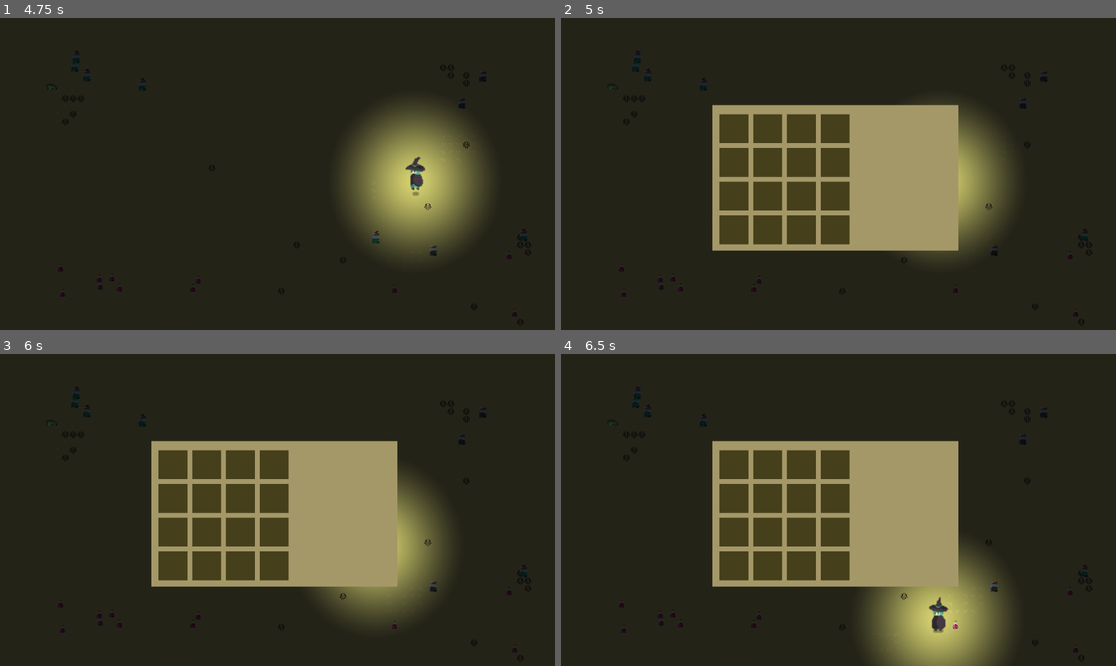
Above: before the commit, frames 1-4 (two rows, left to right).
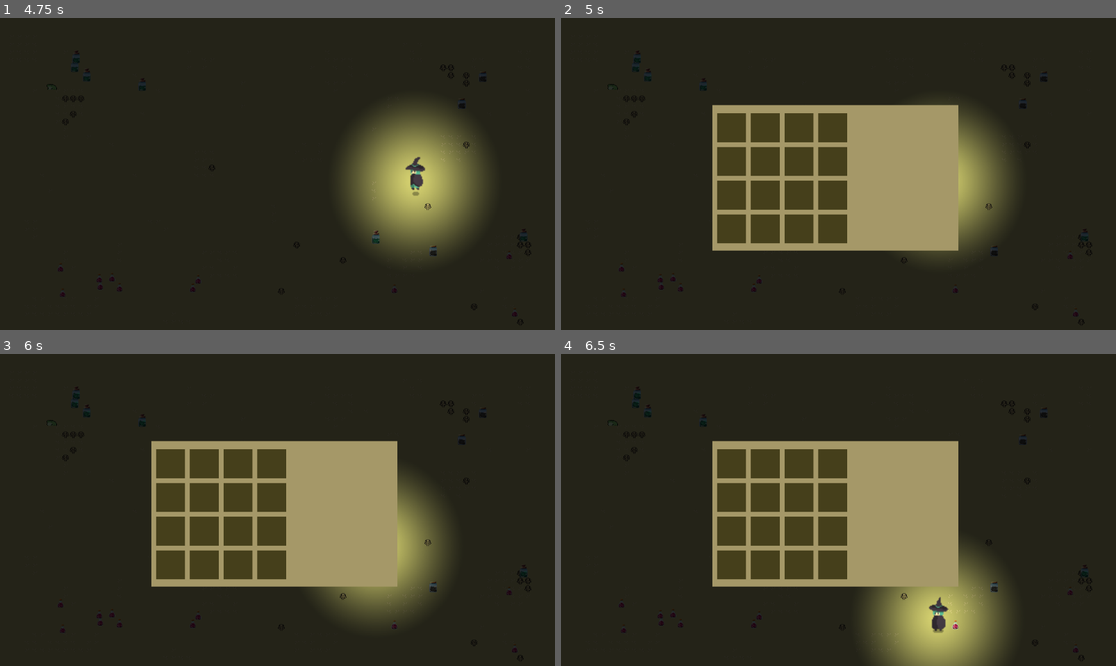
Above: after the commit, the same moments.

Repository: AnthonyDrow21/PSGameJam2024-2
Game: Godot game, scene res://Menus/MainMenu.tscn
Two runs of this game, one before a commit and one after it. Both use one fixed random seed, a clock stepped at 60 frames per second and the inputs below. Sound files missing from this copy of the repository are replaced by a short silence.
Inputs (mouse positions are in pixels of both pictures, inside the frame that each line leads up to):
- Up to frame 1 (4.75 s): click "Start" at 0.5 s; move the mouse to (399, 158) at 1.27 s; hold Right (ui_right) 1.28-2 s; click (399, 158) at 1.42 s; tap Space (ui_select) at 1.52, 4.52 s; drag from (166, 189) to (377, 177) at 2.02 s; move the mouse to (333, 105) at 2.77 s; hold Right (ui_right) 2.78-3.5 s; click (333, 105) at 2.92 s; drag from (249, 236) to (111, 127) at 3.52 s; move the mouse to (444, 220) at 4.27 s; hold Left (ui_left) from 4.28 s (still down); click (444, 220) at 4.42 s
- Up to frame 2 (5 s): keep holding Left (ui_left); tap Tab (toggle_inventory) at 4.9 s
- Up to frame 3 (6 s): release Left (ui_left) at 5 s; drag from (172, 463) to (377, 513) at 5.02 s; tap Enter at 5.75 s; move the mouse to (205, 463) at 5.77 s; hold Down (ui_down) from 5.78 s (still down); click (205, 463) at 5.92 s
- Up to frame 4 (6.5 s): keep holding Down (ui_down)

Frame 1 is identical in both runs. In frame 2, 1.9% of the frame differs, in the area x 28-53%, y 30-73%; in frame 3, 1.9%; in frame 4, 1.9%.

Commit message:
Clean up inventory UI
Fixed layouts on inventory menu so things look/scale better.

Diff:
--- a/Elements/ItemUI.tscn
+++ b/Elements/ItemUI.tscn
@@ -22,6 +22,7 @@
 grow_vertical = 2
 mouse_filter = 2
 texture = SubResource("PlaceholderTexture2D_hy83h")
+stretch_mode = 5
 metadata/_edit_use_anchors_ = true
 
 [node name="ItemInteract" type="AudioStreamPlayer" parent="."]
--- a/Menus/InventoryMenu.gd
+++ b/Menus/InventoryMenu.gd
@@ -8,7 +8,7 @@
 var activeSlot = null
 
 func reset():
-	for slot in $GridContainer.get_children():
+	for slot in $ColorRect/HBoxContainer/GridContainer.get_children():
 		if slot.get_child_count() > 0:
 			assert(slot.get_child_count() == 1) # should only ever have one item in the slot
 			slot.remove_child(slot.get_children()[0])
@@ -17,7 +17,7 @@
 	reset()
 
 	# preparing to show the inventory to the user; load the items in
-	var slots = $GridContainer.get_children()
+	var slots = $ColorRect/HBoxContainer/GridContainer.get_children()
 	assert(slots.size() == PlayerInventory.NUM_INVENTORY_SLOTS)
 
 	var slot_idx = 0
@@ -29,7 +29,7 @@
 	update_selected_item_view(slots[0])
 
 func _ready():
-	for slot in $GridContainer.get_children():
+	for slot in $ColorRect/HBoxContainer/GridContainer.get_children():
 		slot.gui_input.connect(slot_gui_input.bind(slot))
 		slot.mouse_entered.connect(update_active_slot.bind(slot, true))
 		slot.mouse_exited.connect(update_active_slot.bind(slot, false))
@@ -38,16 +38,16 @@
 	if slot.get_child_count() > 0:
 		assert(slot.get_child_count() == 1)
 		var item = slot.get_children()[0]
-		$ColorRect/itemLabel.text = item.label
-		$ColorRect/itemDescription.text = item.description
+		$ColorRect/HBoxContainer/VBoxContainer/itemLabel.text = item.label
+		$ColorRect/HBoxContainer/VBoxContainer/itemDescription.text = item.description
 		# todo: scaling is awful
 		var image = Image.load_from_file(item.iconPath)
-		$ColorRect/itemImage.texture = ImageTexture.create_from_image(image)
+		$ColorRect/HBoxContainer/VBoxContainer/itemImage.texture = ImageTexture.create_from_image(image)
 
 	else:
-		$ColorRect/itemLabel.text = ""
-		$ColorRect/itemDescription.text = ""
-		$ColorRect/itemImage.texture = null
+		$ColorRect/HBoxContainer/VBoxContainer/itemLabel.text = ""
+		$ColorRect/HBoxContainer/VBoxContainer/itemDescription.text = ""
+		$ColorRect/HBoxContainer/VBoxContainer/itemImage.texture = null
 
 func update_active_slot(slot, activate):
 	if activate:
--- a/Menus/InventoryMenu.tscn
+++ b/Menus/InventoryMenu.tscn
@@ -34,47 +34,28 @@
 grow_vertical = 2
 color = Color(0.647059, 0.596078, 0.407843, 1)
 
-[node name="itemLabel" type="Label" parent="ColorRect"]
-layout_mode = 0
-offset_left = 319.0
-offset_top = 176.0
-offset_right = 441.0
-offset_bottom = 210.0
-theme_override_colors/font_color = Color(0.270588, 0.247059, 0.105882, 1)
-theme_override_font_sizes/font_size = 24
-text = "Item Label"
+[node name="HBoxContainer" type="HBoxContainer" parent="ColorRect"]
+layout_mode = 1
+anchors_preset = 15
+anchor_right = 1.0
+anchor_bottom = 1.0
+offset_left = 10.0
+offset_top = 13.0
+offset_right = -10.0
+offset_bottom = -11.0
+grow_horizontal = 2
+grow_vertical = 2
 
-[node name="itemDescription" type="Label" parent="ColorRect"]
-layout_mode = 0
-offset_left = 319.0
-offset_top = 209.0
-offset_right = 484.0
-offset_bottom = 270.0
-theme_override_colors/font_color = Color(0.270588, 0.247059, 0.105882, 1)
-theme_override_font_sizes/font_size = 12
-text = "Lorem ipsum dolor sit amet, consectetur adipiscing elit."
-autowrap_mode = 2
-
-[node name="itemImage" type="TextureRect" parent="ColorRect"]
-layout_mode = 0
-offset_left = 320.0
-offset_top = 20.0
-offset_right = 493.0
-offset_bottom = 172.0
-
-[node name="GridContainer" type="GridContainer" parent="."]
+[node name="GridContainer" type="GridContainer" parent="ColorRect/HBoxContainer"]
 layout_mode = 2
-offset_left = 324.0
-offset_top = 191.0
-offset_right = 595.0
-offset_bottom = 461.0
-grow_vertical = 2
+size_flags_horizontal = 4
+size_flags_vertical = 4
 mouse_filter = 2
 theme_override_constants/h_separation = 10
 theme_override_constants/v_separation = 10
 columns = 4
 
-[node name="Slot1" type="Panel" parent="GridContainer"]
+[node name="Slot1" type="Panel" parent="ColorRect/HBoxContainer/GridContainer"]
 custom_minimum_size = Vector2(60, 60)
 layout_mode = 2
 size_flags_horizontal = 4
@@ -82,92 +63,119 @@
 theme_override_styles/panel = SubResource("StyleBoxFlat_ka1lp")
 script = ExtResource("1_l56dj")
 
-[node name="Slot2" type="Panel" parent="GridContainer"]
+[node name="Slot2" type="Panel" parent="ColorRect/HBoxContainer/GridContainer"]
 custom_minimum_size = Vector2(60, 60)
 layout_mode = 2
 theme_override_styles/panel = SubResource("StyleBoxFlat_ka1lp")
 script = ExtResource("1_l56dj")
 
-[node name="Slot3" type="Panel" parent="GridContainer"]
+[node name="Slot3" type="Panel" parent="ColorRect/HBoxContainer/GridContainer"]
 custom_minimum_size = Vector2(60, 60)
 layout_mode = 2
 theme_override_styles/panel = SubResource("StyleBoxFlat_ka1lp")
 script = ExtResource("1_l56dj")
 
-[node name="Slot4" type="Panel" parent="GridContainer"]
+[node name="Slot4" type="Panel" parent="ColorRect/HBoxContainer/GridContainer"]
 custom_minimum_size = Vector2(60, 60)
 layout_mode = 2
 theme_override_styles/panel = SubResource("StyleBoxFlat_ka1lp")
 script = ExtResource("1_l56dj")
 
-[node name="Slot5" type="Panel" parent="GridContainer"]
+[node name="Slot5" type="Panel" parent="ColorRect/HBoxContainer/GridContainer"]
 custom_minimum_size = Vector2(60, 60)
 layout_mode = 2
 theme_override_styles/panel = SubResource("StyleBoxFlat_ka1lp")
 script = ExtResource("1_l56dj")
 
-[node name="Slot6" type="Panel" parent="GridContainer"]
+[node name="Slot6" type="Panel" parent="ColorRect/HBoxContainer/GridContainer"]
 custom_minimum_size = Vector2(60, 60)
 layout_mode = 2
 theme_override_styles/panel = SubResource("StyleBoxFlat_ka1lp")
 script = ExtResource("1_l56dj")
 
-[node name="Slot7" type="Panel" parent="GridContainer"]
+[node name="Slot7" type="Panel" parent="ColorRect/HBoxContainer/GridContainer"]
 custom_minimum_size = Vector2(60, 60)
 layout_mode = 2
 theme_override_styles/panel = SubResource("StyleBoxFlat_ka1lp")
 script = ExtResource("1_l56dj")
 
-[node name="Slot8" type="Panel" parent="GridContainer"]
+[node name="Slot8" type="Panel" parent="ColorRect/HBoxContainer/GridContainer"]
 custom_minimum_size = Vector2(60, 60)
 layout_mode = 2
 theme_override_styles/panel = SubResource("StyleBoxFlat_ka1lp")
 script = ExtResource("1_l56dj")
 
-[node name="Slot9" type="Panel" parent="GridContainer"]
+[node name="Slot9" type="Panel" parent="ColorRect/HBoxContainer/GridContainer"]
 custom_minimum_size = Vector2(60, 60)
 layout_mode = 2
 theme_override_styles/panel = SubResource("StyleBoxFlat_ka1lp")
 script = ExtResource("1_l56dj")
 
-[node name="Slot10" type="Panel" parent="GridContainer"]
+[node name="Slot10" type="Panel" parent="ColorRect/HBoxContainer/GridContainer"]
 custom_minimum_size = Vector2(60, 60)
 layout_mode = 2
 theme_override_styles/panel = SubResource("StyleBoxFlat_ka1lp")
 script = ExtResource("1_l56dj")
 
-[node name="Slot11" type="Panel" parent="GridContainer"]
+[node name="Slot11" type="Panel" parent="ColorRect/HBoxContainer/GridContainer"]
 custom_minimum_size = Vector2(60, 60)
 layout_mode = 2
 theme_override_styles/panel = SubResource("StyleBoxFlat_ka1lp")
 script = ExtResource("1_l56dj")
 
-[node name="Slot12" type="Panel" parent="GridContainer"]
+[node name="Slot12" type="Panel" parent="ColorRect/HBoxContainer/GridContainer"]
 custom_minimum_size = Vector2(60, 60)
 layout_mode = 2
 theme_override_styles/panel = SubResource("StyleBoxFlat_ka1lp")
 script = ExtResource("1_l56dj")
 
-[node name="Slot13" type="Panel" parent="GridContainer"]
+[node name="Slot13" type="Panel" parent="ColorRect/HBoxContainer/GridContainer"]
 custom_minimum_size = Vector2(60, 60)
 layout_mode = 2
 theme_override_styles/panel = SubResource("StyleBoxFlat_ka1lp")
 script = ExtResource("1_l56dj")
 
-[node name="Slot14" type="Panel" parent="GridContainer"]
+[node name="Slot14" type="Panel" parent="ColorRect/HBoxContainer/GridContainer"]
 custom_minimum_size = Vector2(60, 60)
 layout_mode = 2
 theme_override_styles/panel = SubResource("StyleBoxFlat_ka1lp")
 script = ExtResource("1_l56dj")
 
-[node name="Slot15" type="Panel" parent="GridContainer"]
+[node name="Slot15" type="Panel" parent="ColorRect/HBoxContainer/GridContainer"]
 custom_minimum_size = Vector2(60, 60)
 layout_mode = 2
 theme_override_styles/panel = SubResource("StyleBoxFlat_ka1lp")
 script = ExtResource("1_l56dj")
 
-[node name="Slot16" type="Panel" parent="GridContainer"]
+[node name="Slot16" type="Panel" parent="ColorRect/HBoxContainer/GridContainer"]
 custom_minimum_size = Vector2(60, 60)
 layout_mode = 2
 theme_override_styles/panel = SubResource("StyleBoxFlat_ka1lp")
 script = ExtResource("1_l56dj")
+
+[node name="VBoxContainer" type="VBoxContainer" parent="ColorRect/HBoxContainer"]
+layout_mode = 2
+size_flags_horizontal = 3
+theme_override_constants/separation = 10
+alignment = 1
+
+[node name="itemImage" type="TextureRect" parent="ColorRect/HBoxContainer/VBoxContainer"]
+custom_minimum_size = Vector2(50, 100)
+layout_mode = 2
+stretch_mode = 5
+
+[node name="itemLabel" type="Label" parent="ColorRect/HBoxContainer/VBoxContainer"]
+layout_mode = 2
+theme_override_colors/font_color = Color(0.270588, 0.247059, 0.105882, 1)
+theme_override_font_sizes/font_size = 24
+text = "Item Label"
+horizontal_alignment = 1
+
+[node name="itemDescription" type="Label" parent="ColorRect/HBoxContainer/VBoxContainer"]
+custom_minimum_size = Vector2(50, 50)
+layout_mode = 2
+theme_override_colors/font_color = Color(0.270588, 0.247059, 0.105882, 1)
+theme_override_font_sizes/font_size = 12
+text = "Lorem ipsum dolor sit amet, consectetur adipiscing elit."
+horizontal_alignment = 1
+autowrap_mode = 2
